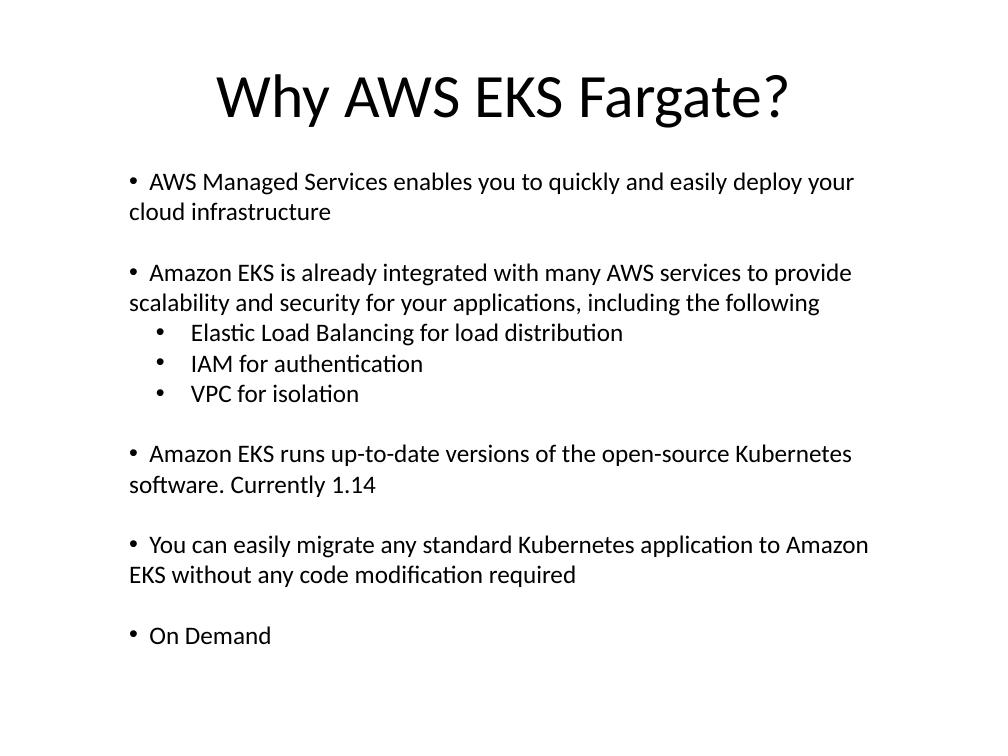
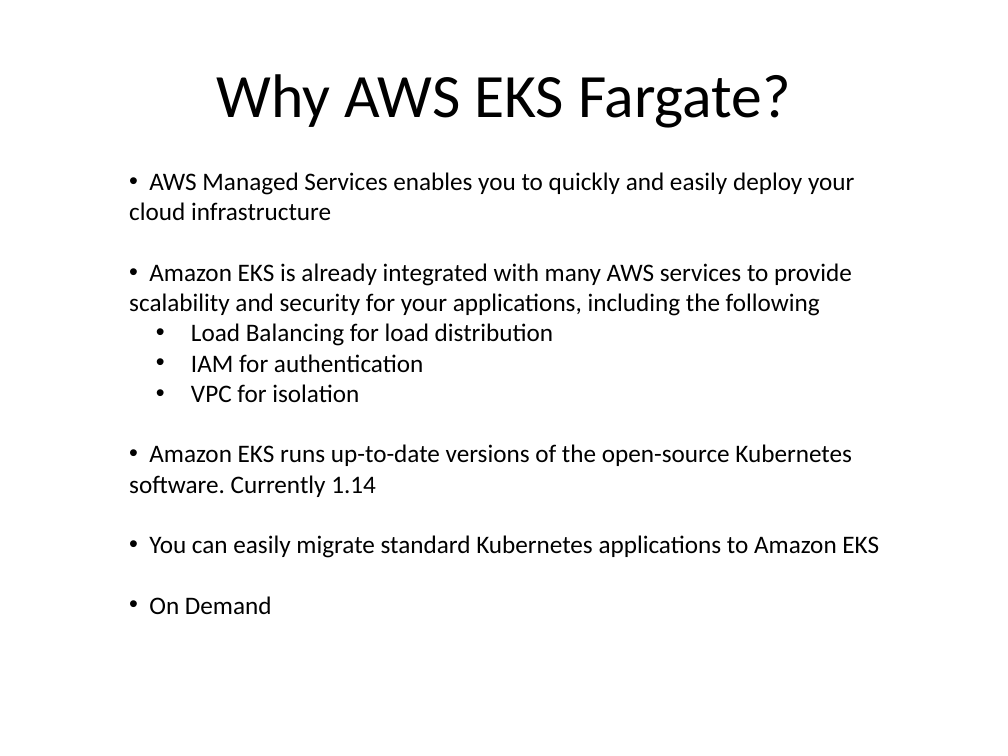
Before and after one commit to kskalvar/aws-eks-cluster-fargate-quickstart, a slide deck: slide 4 of slides/AWS-EKS-Cluster-Fargate-Quickstart.pptx. Drawn at 1008x756 pixels with LibreOffice and Linux fonts; fonts in the diff are those of the drawing; background and template pictures are left out. Boxes give left, top, right and bottom in pixels: in the first picture for what was removed or moved away, otherwise in the second. Text is boxed around its words. In the diff, an @@ line names an element or a change of style, - is before the commit and + after.

```diff
--- a/slides/AWS-EKS-Cluster-Fargate-Quickstart.pptx
+++ b/slides/AWS-EKS-Cluster-Fargate-Quickstart.pptx
@@ text at bbox=[191, 323, 554, 346]: text changed @@
-  • Elastic Load Balancing for load distribution
+  • Load Balancing for load distribution
@@ text at bbox=[149, 535, 879, 558]: text changed @@
-• You can easily migrate any standard Kubernetes application to Amazon EKS without any code modification required
+• You can easily migrate standard Kubernetes applications to Amazon EKS
```
Also in this commit, not shown: 7 other slides changed.
